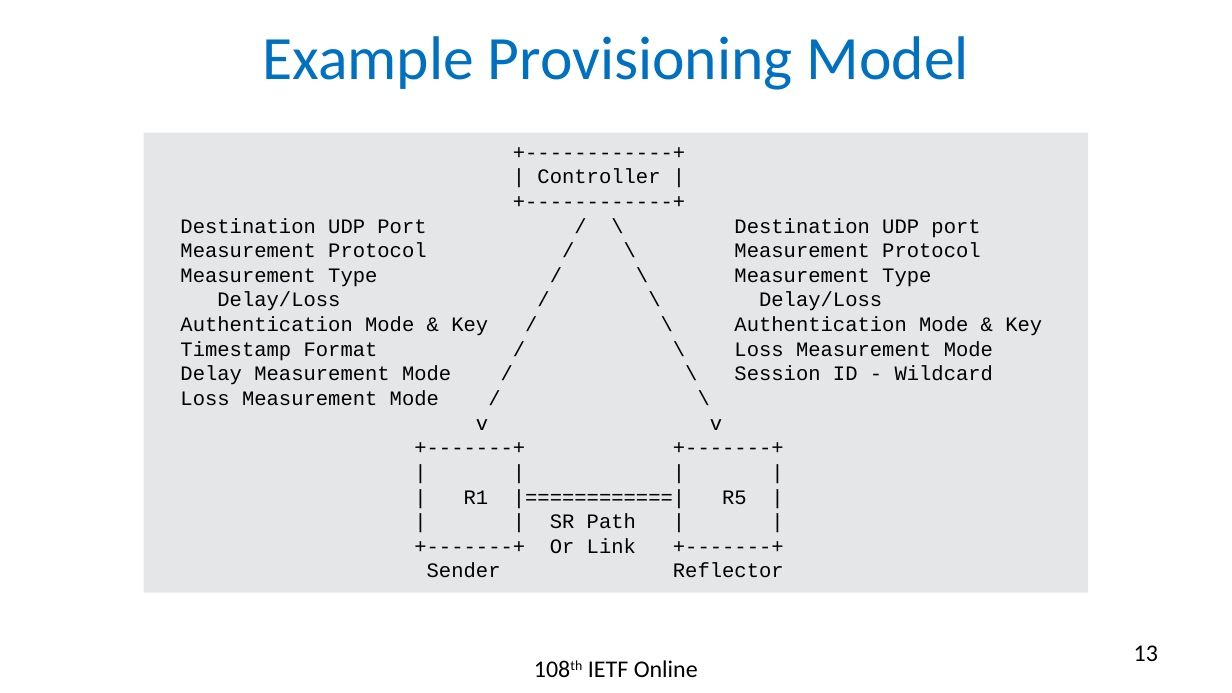
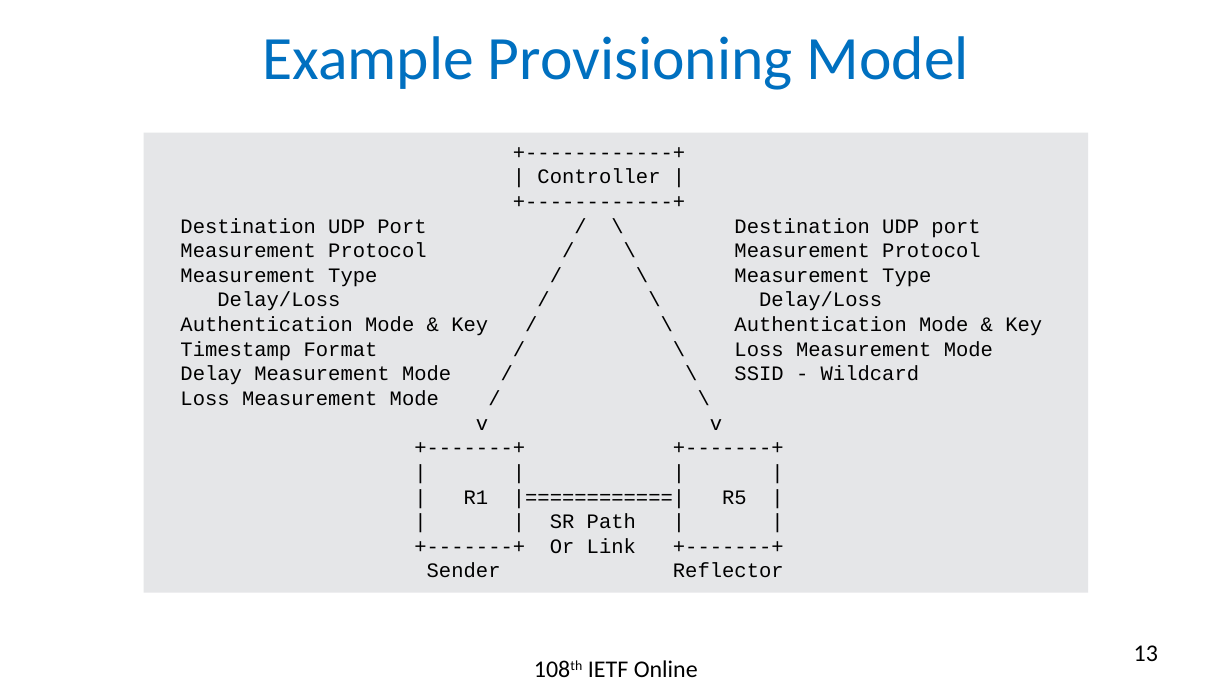
Before and after one commit to rakgandhi/ietf-slides, a slide deck: slide 13 of draft-gandhi-spring-stamp-srpm-02.pptx. Drawn at 1232x693 pixels with LibreOffice and Linux fonts; fonts in the diff are those of the drawing. Boxes give left, top, right and bottom in pixels: in the first picture for what was removed or moved away, otherwise in the second. Text is boxed around its words. In the diff, an @@ line names an element or a change of style, - is before the commit and + after.

```diff
--- a/draft-gandhi-spring-stamp-srpm-02.pptx
+++ b/draft-gandhi-spring-stamp-srpm-02.pptx
@@ text in rectangle at [180,366,919,385]: text changed @@
-Delay Measurement Mode / \ Session ID - Wildcard
+Delay Measurement Mode / \ SSID - Wildcard
```
Also in this commit, not shown: 3 other slides changed, 1 other file.
